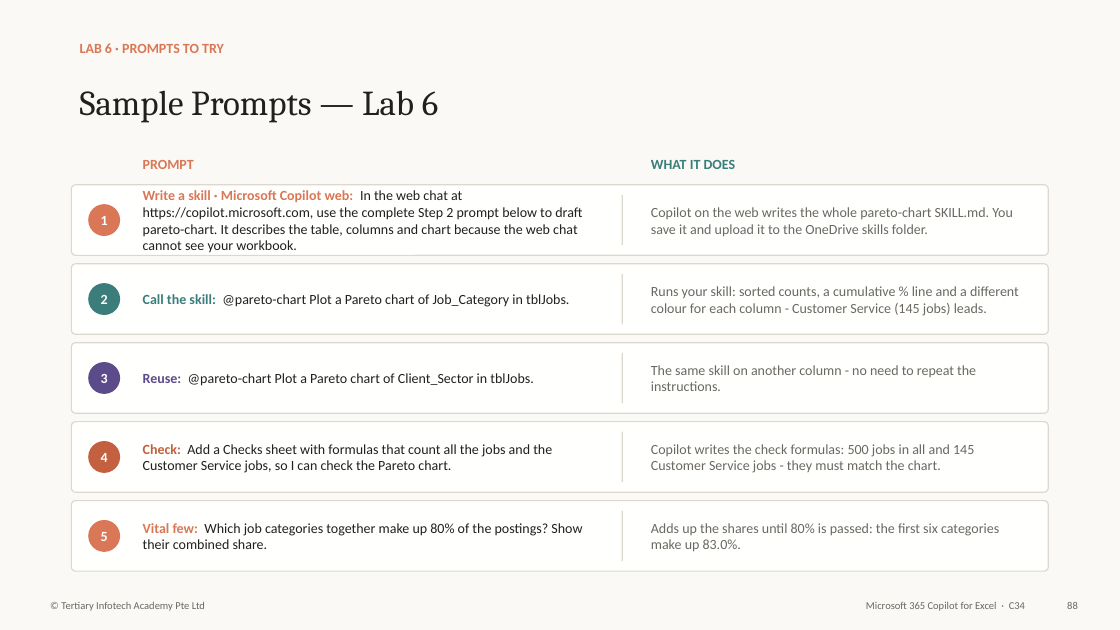
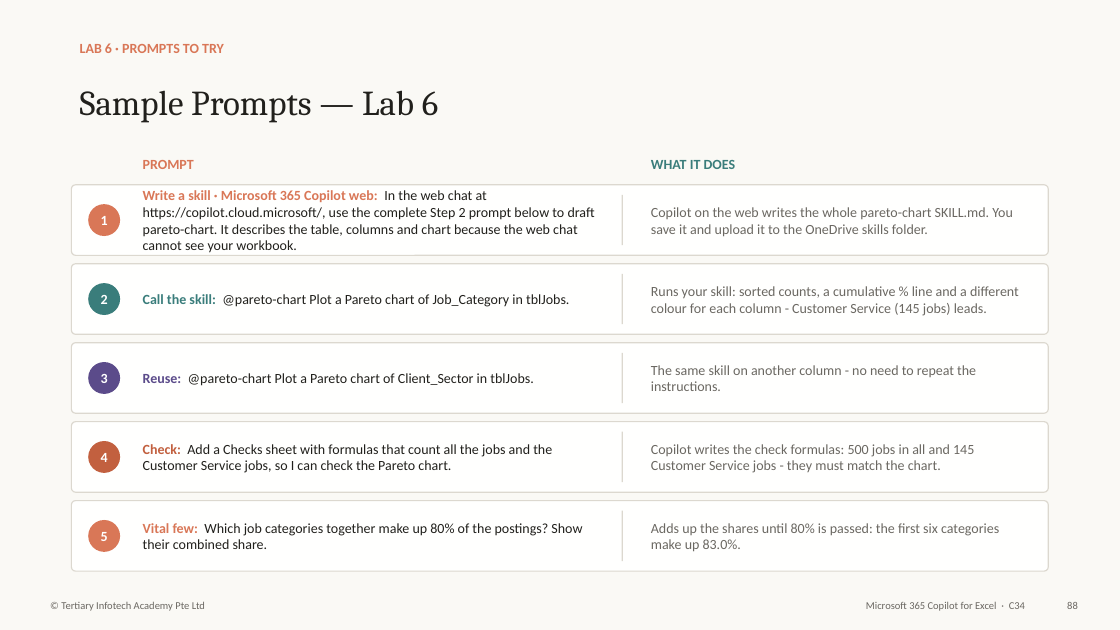
Before and after one commit to tertiarycourses/C34-Microsoft-365-Copilot-for-Excel, a slide deck: slide 89 of courseware/Microsoft 365 Copilot for Excel-v3.1.pptx. Drawn at 1120x630 pixels with LibreOffice and Linux fonts; fonts in the diff are those of the drawing. Boxes give left, top, right and bottom in pixels: in the first picture for what was removed or moved away, otherwise in the second. Text is boxed around its words. In the diff, an @@ line names an element or a change of style, - is before the commit and + after.

```diff
--- a/courseware/Microsoft 365 Copilot for Excel-v3.1.pptx
+++ b/courseware/Microsoft 365 Copilot for Excel-v3.1.pptx
@@ text at [143,190,595,253]: text changed @@
-Write a skill · Microsoft Copilot web: In the web chat at https://copilot.microsoft.com, use the complete Step 2 prompt below to draft pareto-chart. It describes the table, columns and chart because the web chat cannot see your workbook.
+Write a skill · Microsoft 365 Copilot web: In the web chat at https://copilot.cloud.microsoft/, use the complete Step 2 prompt below to draft pareto-chart. It describes the table, columns and chart because the web chat cannot see your workbook.
```
Also in this commit, not shown: 2 other slides changed, 29 other files.
